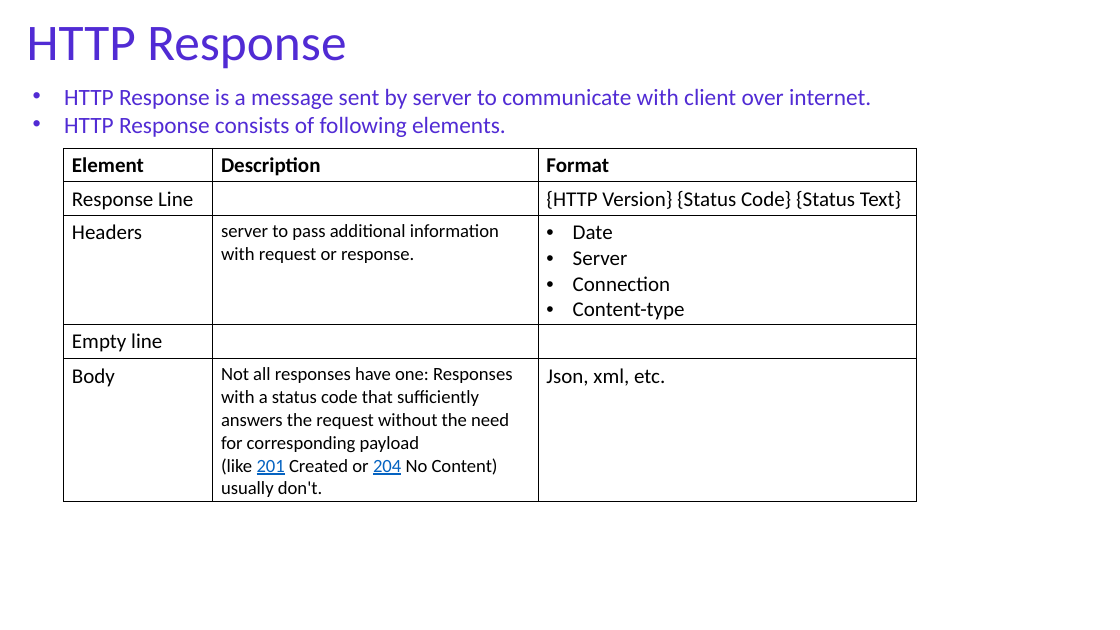
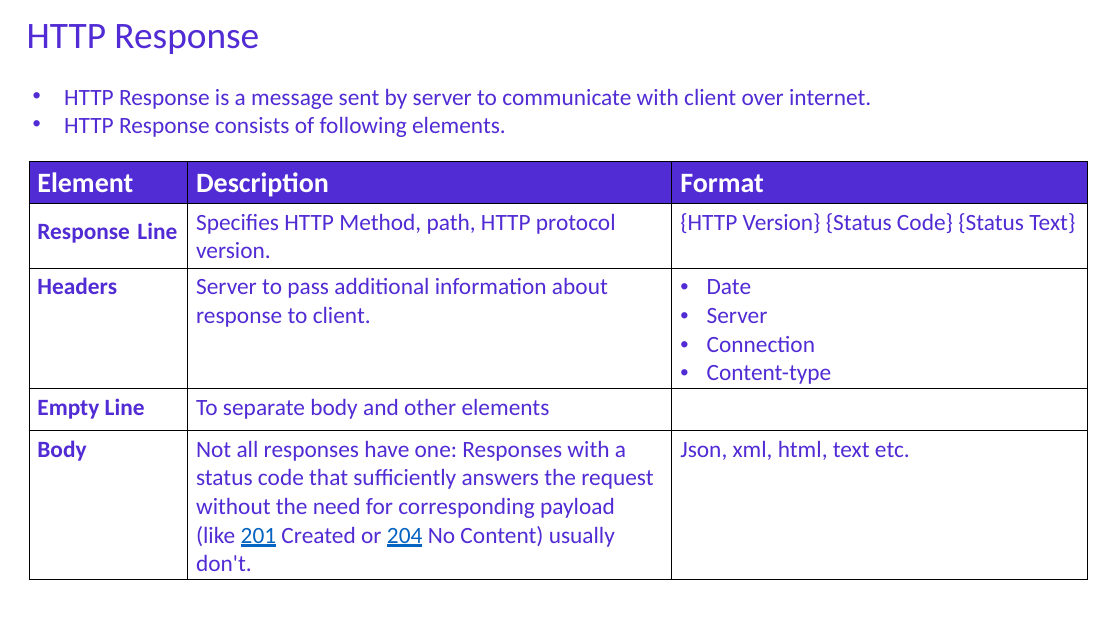
Before and after one commit to NaveenChittimalla/C-Sharp-Fundamentals, a slide deck: slide 36 of docs/C Sharp Programming Language - Fundaments.pptx (slide 37 before the commit). Drawn at 1120x630 pixels with LibreOffice and Linux fonts; fonts in the diff are those of the drawing. Boxes give left, top, right and bottom in pixels: in the first picture for what was removed or moved away, otherwise in the second. Text is boxed around its words. In the diff, an @@ line names an element or a change of style, - is before the commit and + after.

```diff
--- a/docs/C Sharp Programming Language - Fundaments.pptx
+++ b/docs/C Sharp Programming Language - Fundaments.pptx
@@ text "HTTP Response" at <box>27,24,259,54</box>: size 44 to 32 pt @@
@@ table at <box>29,162,1089,580</box> @@
-row 2, column 2: 
+row 2, column 2: Specifies HTTP Method, path, HTTP protocol version.
-row 3, column 2: server to pass additional information with request or response.
+row 3, column 2: Server to pass additional information about response to client.
-row 4, column 1: Empty line
+row 4, column 1: Empty Line
-row 4, column 2: 
+row 4, column 2: To separate body and other elements
-row 5, column 3: Json, xml, etc.
+row 5, column 3: Json, xml, html, text etc.
@@ fill none to #512BD4 in row 1 @@
@@ size 18 to 24 pt, text colour #000000 to #FFFFFF in "Element", "Description", "Format" @@
@@ size 18 to 20 pt in "Response Line", "{HTTP Version} {Status Code} {Status Text}", "Headers", "Date" and 4 more places @@
@@ text colour #000000 to #512BD4 in "Response Line", "{HTTP Version} {Status Code} {Status Text}", "Headers", "Date" and 5 more places @@
@@ bold on in "Response Line", "Headers", "Body" @@
@@ size 16 to 20 pt in "Not all responses have one: Responses with ..." @@
@@ table: place and size @@
-table at <box>64,149,917,502</box>
+table at <box>29,162,1089,580</box>
```
Also in this commit, not shown: 6 other slides changed, 4 slides added, 1 other file.
